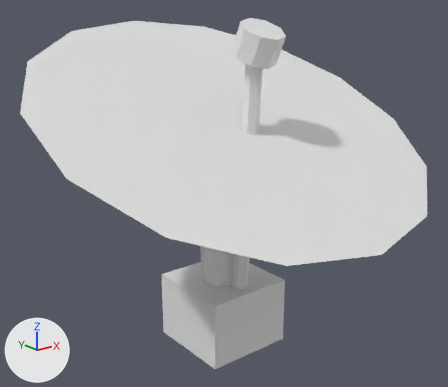
What one commit did to the glTF model models/orbital_rectenna.glb.
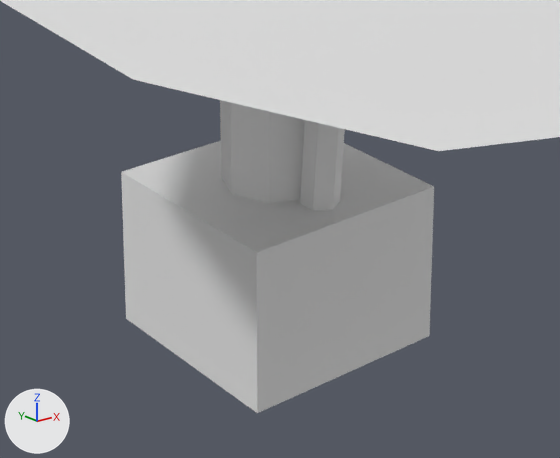
Old and new are each drawn whole from a camera (50 mm lens) standing at (-0.1616, -0.203, 0.074) and looking at (-0.0036, -0.0056, -0.005) and again close up on the part from 25% to 75% of the width and 53% to 100% of the height. Lighting does not change. The marker at lower left points along +X, +Y and +Z. The last two pictures show the newer version. Vertices at exactly the same position are counted once.

Before the edit, the objects in view are built like this:
```python
me_cone = bpy.data.meshes.new('Cone')
me_cone.from_pydata(...)  # 80 vertices, 140 faces; spans x -0.083..0.083, y -0.085..0.069, z -0.077..0.067
ob_orbitalrectenna = bpy.data.objects.new('OrbitalRectenna', me_cone)
ob_orbitalrectenna.location = (0.0, 0.0, 0.0)
```
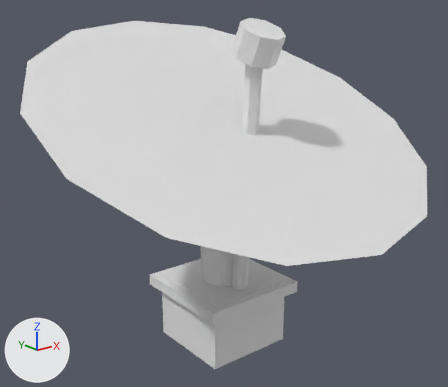
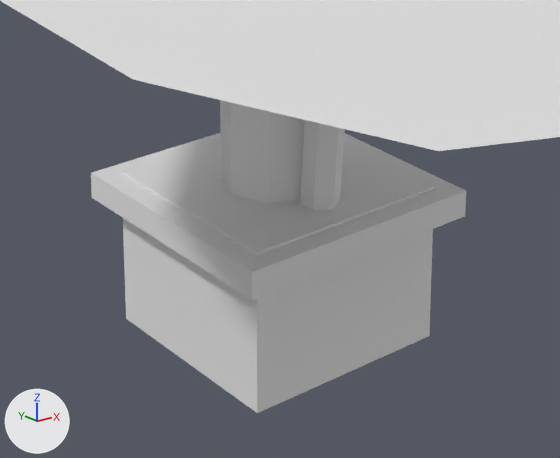
Pixel boxes [x1, y1, x2, y2] of what changed, in the close-ups (560 x 458 px):
part 1 of me_cone, added
    after: [91, 133, 466, 300]

The edits, one by one:
me_cone is used by ob_orbitalrectenna; location (0.0, 0.0, 0.0).
me_cone had 80 vertices, 140 faces and spanned x -0.083..0.083, y -0.085..0.069, z -0.077..0.067.
me_cone now has 88 vertices, 152 faces and spans x -0.083..0.083, y -0.085..0.069, z -0.077..0.067.
me_cone part 1: a new loose piece, a box spanning x -0.024..0.024, y -0.024..0.024, z -0.0525..-0.0475.
